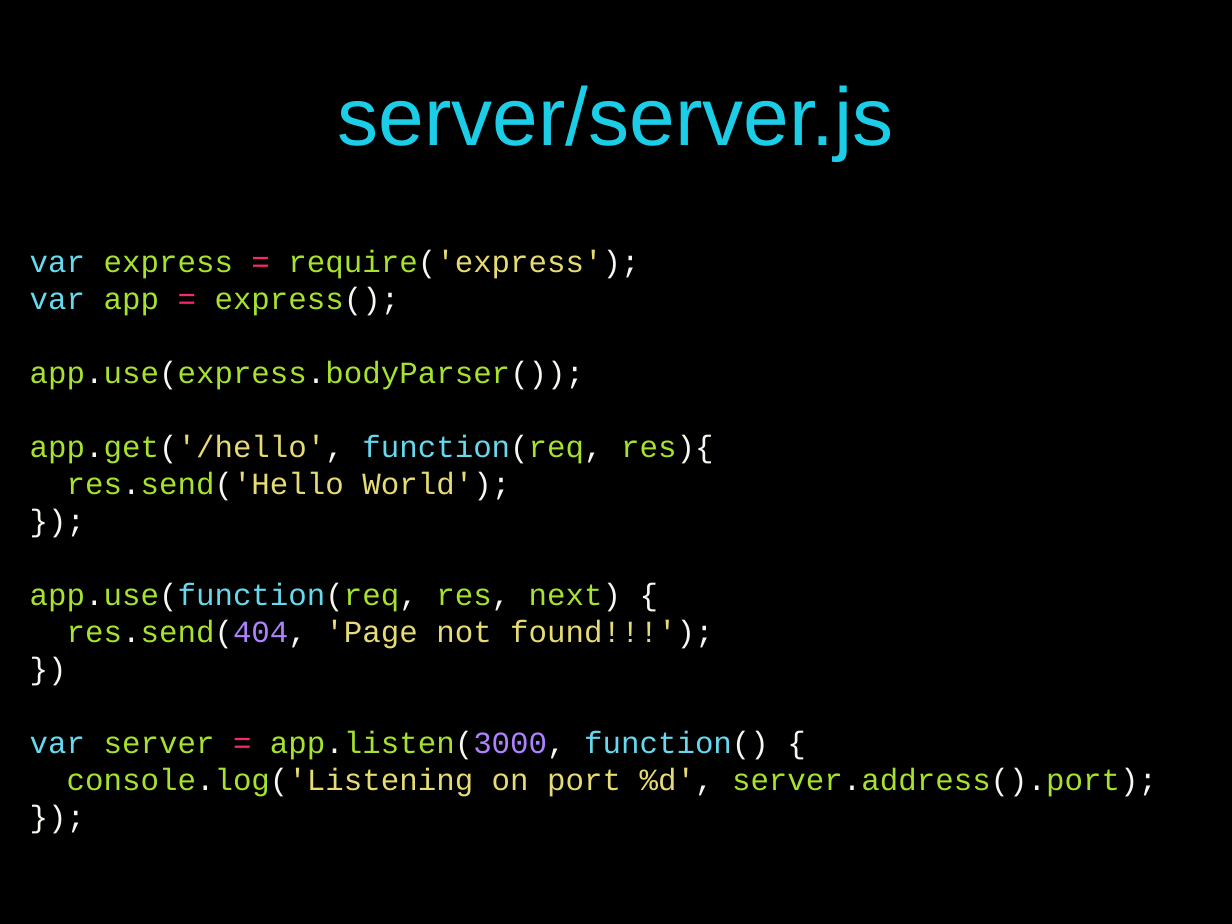
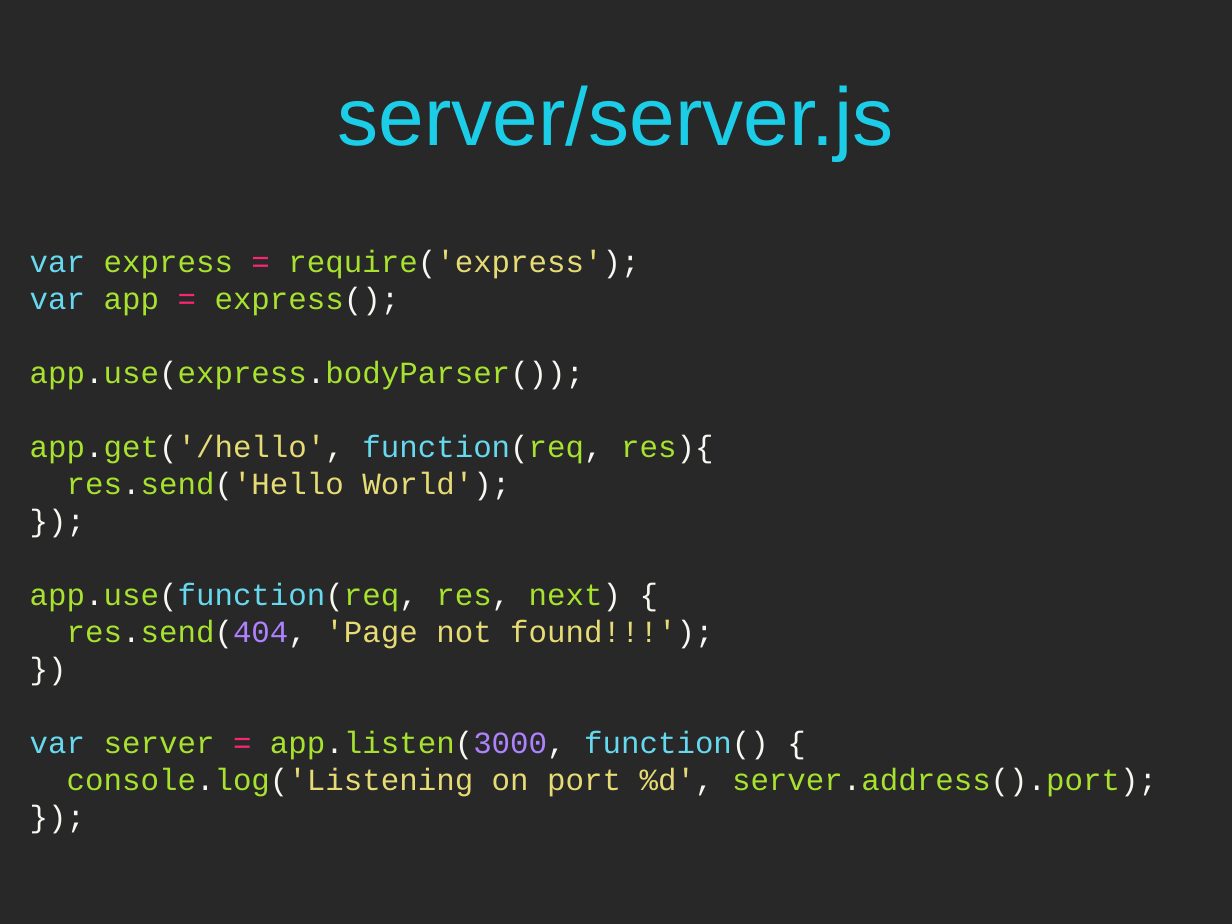
Before and after one commit to pmaccart/ng-bootcamp, a slide deck: slide 46 of slides/ng-bootcamp-day-0.pptx. Drawn at 1232x924 pixels with LibreOffice and Linux fonts; fonts in the diff are those of the drawing; background and template pictures are left out. Boxes give left, top, right and bottom in pixels: in the first picture for what was removed or moved away, otherwise in the second. Text is boxed around its words. In the diff, an @@ line names an element or a change of style, - is before the commit and + after.

```diff
--- a/slides/ng-bootcamp-day-0.pptx
+++ b/slides/ng-bootcamp-day-0.pptx
@@ background picture (left out) to #282828 @@
```
Also in this commit, not shown: 51 other slides changed.
